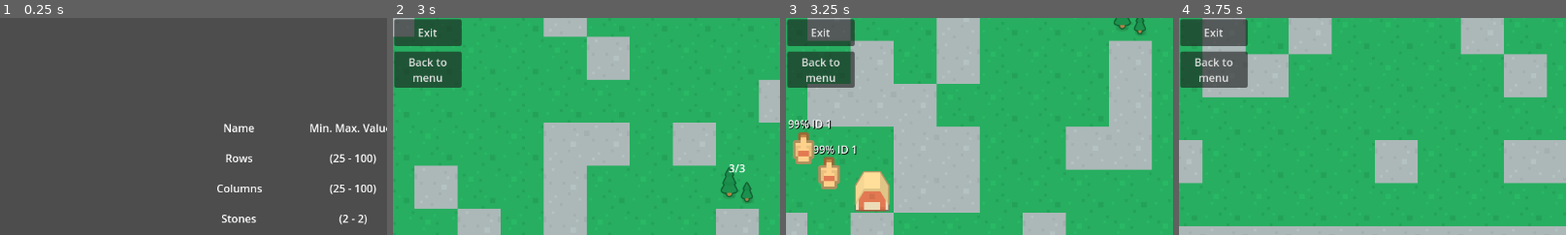
Above: before the commit, frames 1-4 (left to right).
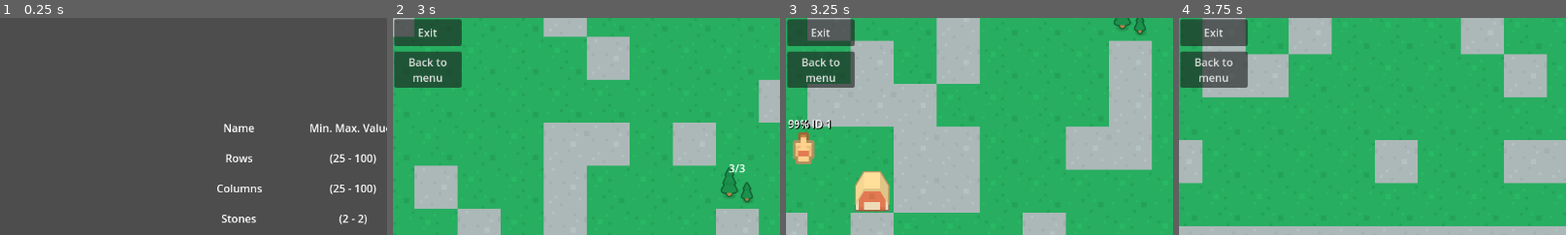
Above: after the commit, the same moments.

Repository: ApostolisSiampanis/intelligent-agents
Game: Godot game, scene res://scenes/input_screen.tscn
Two runs of this game, one before a commit and one after it. Both use one fixed random seed, a clock stepped at 60 frames per second and the inputs below.
Inputs (mouse positions are % of the whole screen's width and height, from its top left):
- Up to frame 1 (0.25 s): no input
- Up to frame 2 (3 s): click "Start" at 0.5 s; click "Back to menu" at 1.25 s; click "Start" at 2 s; move the mouse to (72, 45) at 2.77 s; hold S (camera_move_down) from 2.78 s (still down)
- Up to frame 3 (3.25 s): keep holding S (camera_move_down)
- Up to frame 4 (3.75 s): move the mouse to (30, 55) at 3.52 s; release S (camera_move_down) at 3.53 s; tap A (camera_move_left) at 3.6 s
The pictures show only the part of the screen within x 0-50%, y 0-50%; the shares and areas given below are measured in that part.

Frames 1-2 are identical in both runs. In frame 3, 1.1% of the frame differs, in the area x 0-19%, y 46-80%; in frame 4, nothing differs.
Error before the commit: Attempt to call function 'merge_knowledge' in base 'null instance' on a null instance. (res://scripts/agent.gd:391)

Commit message:
Add game manager
Co-Authored-By: Apostolis Siampanis <75365398+ApostolisSiampanis@users.noreply.github.com>

Diff:
--- a/scenes/map_generator.tscn
+++ b/scenes/map_generator.tscn
@@ -1,10 +1,11 @@
-[gd_scene load_steps=8 format=3 uid="uid://cyw2b0ow4rr55"]
+[gd_scene load_steps=9 format=3 uid="uid://cyw2b0ow4rr55"]
 
 [ext_resource type="Script" path="res://scripts/map_generator.gd" id="1_4te8f"]
 [ext_resource type="Texture2D" uid="uid://b232tmj85wv4e" path="res://assets/medievalRTS/medieval_tilesheet_1.png" id="1_qqf7x"]
 [ext_resource type="Script" path="res://scripts/camera_movement.gd" id="3_g5pt1"]
 [ext_resource type="Script" path="res://scripts/exit_app.gd" id="4_61sxg"]
 [ext_resource type="Script" path="res://scripts/back_to_menu.gd" id="5_l6ovq"]
+[ext_resource type="Script" path="res://scripts/game_manager.gd" id="6_lruxe"]
 
 [sub_resource type="TileSetAtlasSource" id="TileSetAtlasSource_ylq5a"]
 texture = ExtResource("1_qqf7x")
@@ -74,5 +75,9 @@
 unique_name_in_owner = true
 autostart = true
 
+[node name="GameManager" type="Node" parent="."]
+unique_name_in_owner = true
+script = ExtResource("6_lruxe")
+
 [connection signal="pressed" from="CanvasLayer/ExitButton" to="CanvasLayer/ExitButton" method="_on_pressed"]
 [connection signal="pressed" from="CanvasLayer/MainMenuButton" to="CanvasLayer/MainMenuButton" method="_on_pressed"]
